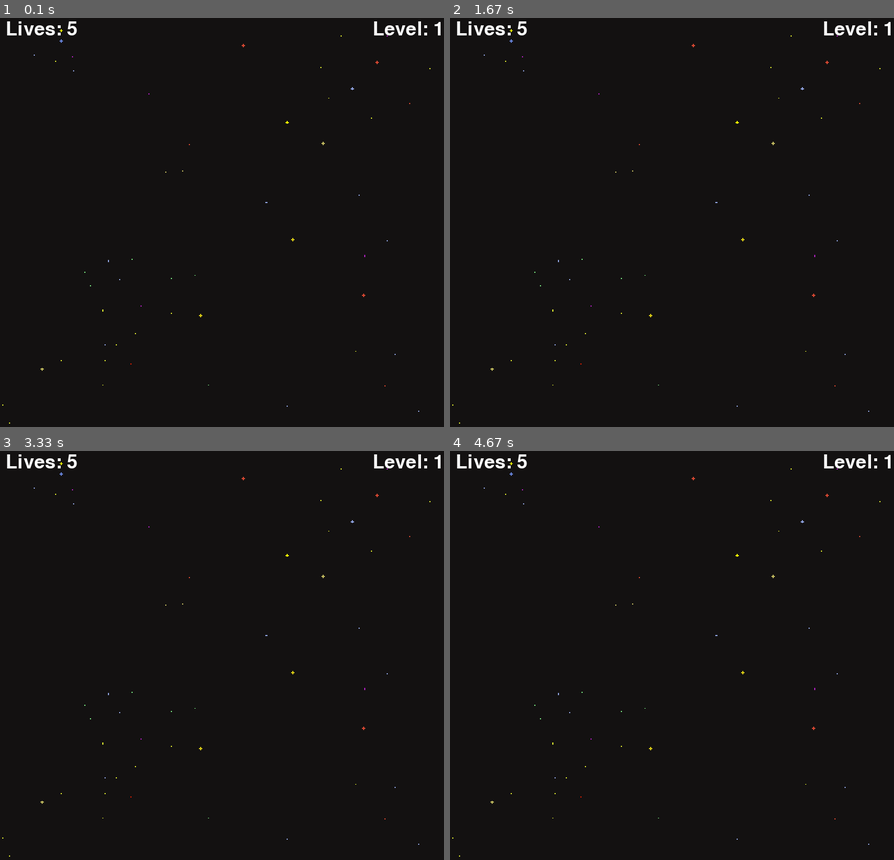
Above: before the commit, frames 1-4 (two rows, left to right).
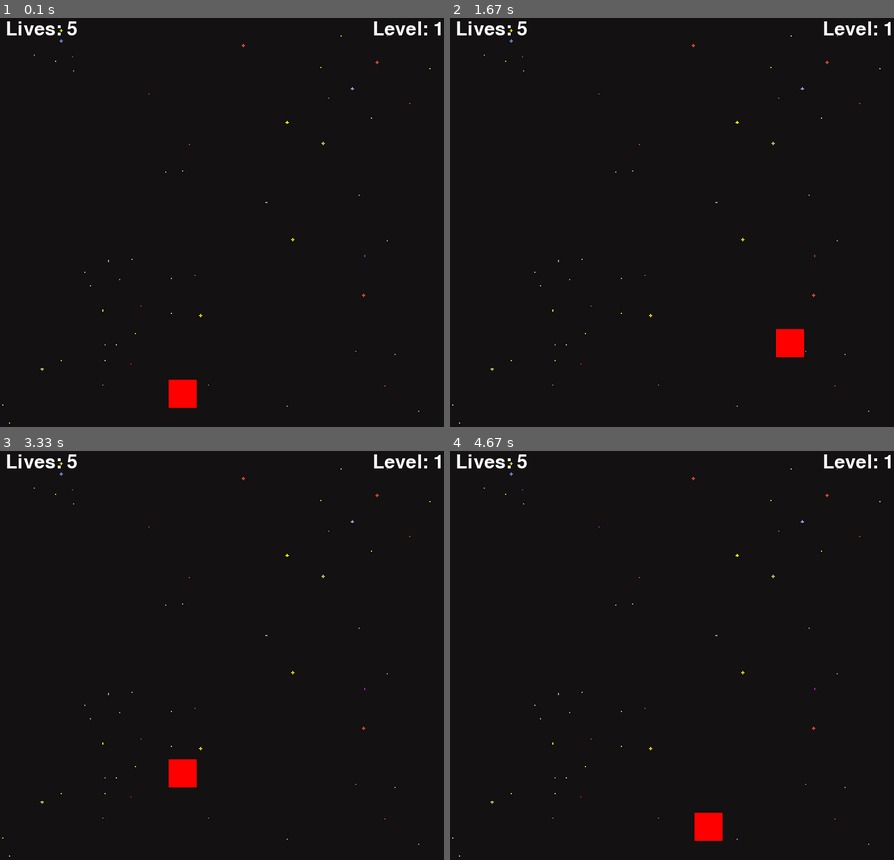
Above: after the commit, the same moments.

Repository: 8ctopotamus/space-invaders-pygame
Game: pygame game, started from main.py
Two runs of this game, one before a commit and one after it. Both use one fixed random seed, a clock stepped at 60 frames per second and the inputs below.
Inputs:
- Up to frame 1 (0.1 s): no input
- Up to frame 2 (1.67 s): hold D 0.33-0.8 s; hold W 0.83-1.13 s; hold D 1.17-1.63 s
- Up to frame 3 (3.33 s): hold A 1.67-2.2 s; hold S 2.23-2.53 s; hold A 2.57-2.97 s; hold W from 3 s (still down)
- Up to frame 4 (4.67 s): release W at 3.37 s; hold D 3.4-4.03 s; hold S 4.07-4.43 s; hold A from 4.47 s (still down)

The runs differ from the first frame. In frame 1, 0.4% of the frame differs, in the area x 37-45%, y 88-96%; in frame 2, 0.4%; in frame 3, 0.4%; in frame 4, 0.4%.

Commit message:
movement

Diff:
--- a/main.py
+++ b/main.py
@@ -23,12 +23,28 @@
 
 BG = pygame.transform.scale(pygame.image.load(os.path.join("assets", "background-black.png")), (WIDTH, HEIGHT))
 
+class Ship:
+  def __init__(self, x, y, health = 100):
+    self.x = x
+    self.y = y
+    self.health = health
+    self.ship_image = None
+    self.laser_img = None
+    self.lasers = []
+    self.cool_down_counter = 0
+
+  def draw(self, window):
+    pygame.draw.rect(window, (255, 0, 0), (self.x, self.y, 50, 50), 0)
+
 def main():
   run = True
   FPS = 60
   level = 1
   lives = 5
+  player_vel = 5
   main_font = pygame.font.SysFont("comicsans", 50)
+
+  ship = Ship(300, 650)
 
   clock = pygame.time.Clock()
 
@@ -41,6 +57,8 @@
     WIN.blit(lives_label, (10, 10))
     WIN.blit(level_label, (WIDTH - level_label.get_width() - 10, 10))
 
+    ship.draw(WIN)
+
     pygame.display.update()
 
   while run:
@@ -51,4 +69,14 @@
       if event.type == pygame.QUIT:
         run = False
 
+    keys = pygame.key.get_pressed()
+    if keys[pygame.K_a] and ship.x - player_vel > 0:
+      ship.x -= player_vel
+    if keys[pygame.K_d] and ship.x + player_vel + 50 < WIDTH:
+      ship.x += player_vel
+    if keys[pygame.K_w] and ship.y > 0:
+      ship.y -= player_vel
+    if keys[pygame.K_s] and ship.y + player_vel + 50 < HEIGHT:
+      ship.y += player_vel
+
 main()
